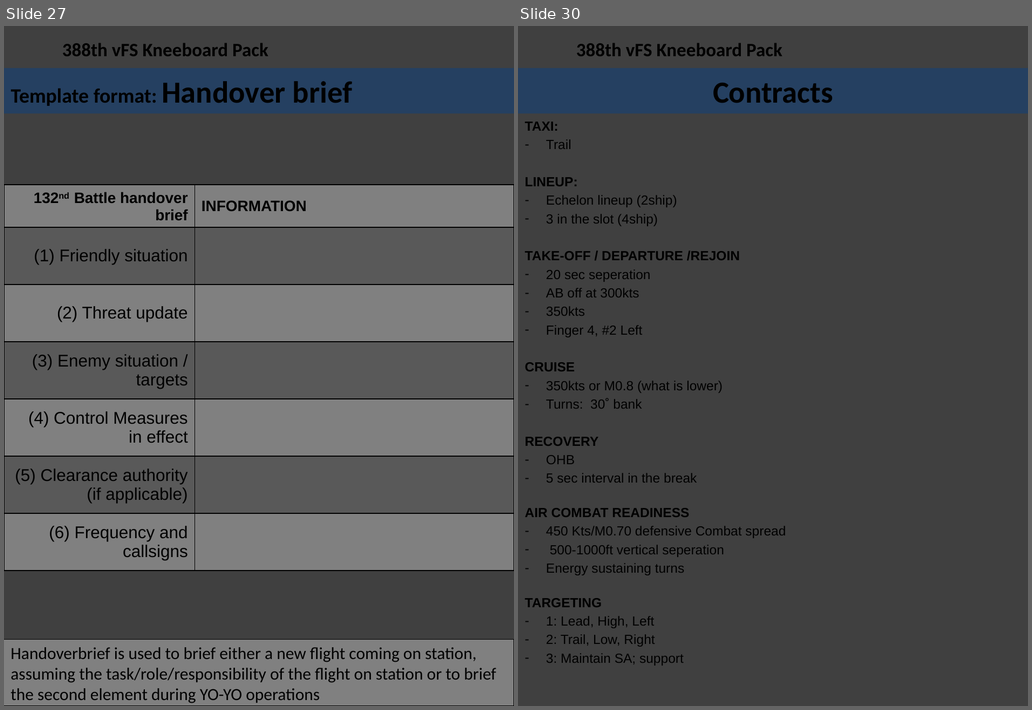
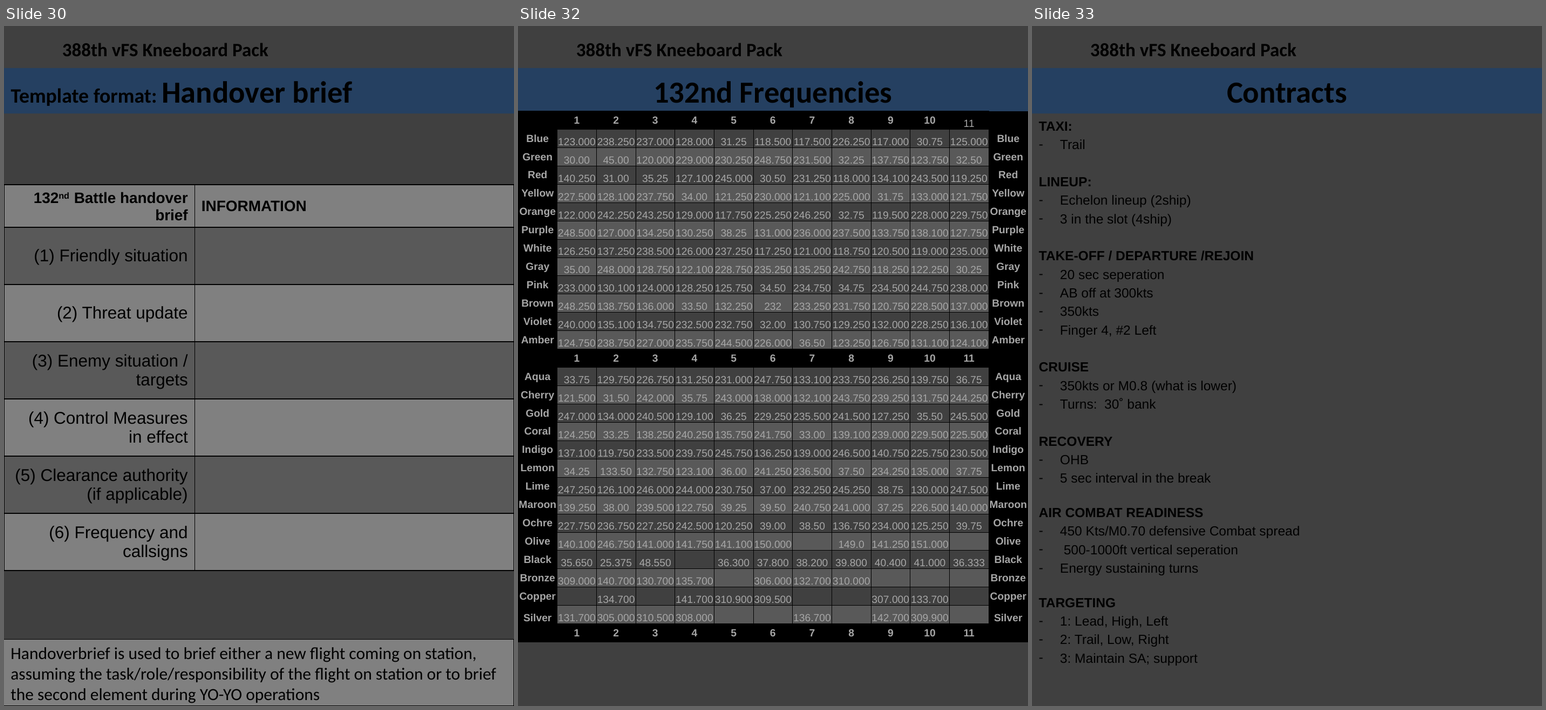
Before and after one commit to 132nd-vWing/132-TRP-388, a slide deck: Kneeboard Pack/388 Kneeboard Pack.pptx. Shown side by side, each under a label of ours: slides 27 and 30 before the commit, slides 30, 32 and 33 after it; the slides between them are not shown. The pictures are 1032x710 and 1546x710 pixels, drawn with LibreOffice and Linux fonts; fonts in the diff are those of the drawing; background and template pictures are left out. Boxes give left, top, right and bottom in pixels: in the first picture for what was removed or moved away, otherwise in the second. Text is boxed around its words. In the diff, an @@ line names an element or a change of style, - is before the commit and + after.

```diff
--- a/Kneeboard Pack/388 Kneeboard Pack.pptx
+++ b/Kneeboard Pack/388 Kneeboard Pack.pptx
@@ slide 32 added at (x1=518, y1=26, x2=1028, y2=706), background #404040; not listed: 1 template element that a slide beside it also shows @@
@@ title added at (x1=518, y1=68, x2=1028, y2=114), fill #254061, 32.4 pt, text #000000, bold @@
+132nd Frequencies
@@ table added at (x1=518, y1=111, x2=1028, y2=643), 29 rows, 13 columns @@
+ | 1 | 2 | 3 | 4 | 5 | 6 | 7 | 8 | 9 | 10 | 11 | 
+Blue | 123.000 | 238.250 | 237.000 | 128.000 | 31.25 | 118.500 | 117.500 | 226.250 | 117.000 | 30.75 | 125.000 | Blue
+Green | 30.00 | 45.00 | 120.000 | 229.000 | 230.250 | 248.750 | 231.500 | 32.25 | 137.750 | 123.750 | 32.50 | Green
+Red | 140.250 | 31.00 | 35.25 | 127.100 | 245.000 | 30.50 | 231.250 | 118.000 | 134.100 | 243.500 | 119.250 | Red
+Yellow | 227.500 | 128.100 | 237.750 | 34.00 | 121.250 | 230.000 | 121.100 | 225.000 | 31.75 | 133.000 | 121.750 | Yellow
+Orange | 122.000 | 242.250 | 243.250 | 129.000 | 117.750 | 225.250 | 246.250 | 32.75 | 119.500 | 228.000 | 229.750 | Orange
+Purple | 248.500 | 127.000 | 134.250 | 130.250 | 38.25 | 131.000 | 236.000 | 237.500 | 133.750 | 138.100 | 127.750 | Purple
+White | 126.250 | 137.250 | 238.500 | 126.000 | 237.250 | 117.250 | 121.000 | 118.750 | 120.500 | 119.000 | 235.000 | White
+Gray | 35.00 | 248.000 | 128.750 | 122.100 | 228.750 | 235.250 | 135.250 | 242.750 | 118.250 | 122.250 | 30.25 | Gray
+Pink | 233.000 | 130.100 | 124.000 | 128.250 | 125.750 | 34.50 | 234.750 | 34.75 | 234.500 | 244.750 | 238.000 | Pink
+Brown | 248.250 | 138.750 | 136.000 | 33.50 | 132.250 | 232 | 233.250 | 231.750 | 120.750 | 228.500 | 137.000 | Brown
+Violet | 240.000 | 135.100 | 134.750 | 232.500 | 232.750 | 32.00 | 130.750 | 129.250 | 132.000 | 228.250 | 136.100 | Violet
+Amber | 124.750 | 238.750 | 227.000 | 235.750 | 244.500 | 226.000 | 36.50 | 123.250 | 126.750 | 131.100 | 124.100 | Amber
+ | 1 | 2 | 3 | 4 | 5 | 6 | 7 | 8 | 9 | 10 | 11 | 
+Aqua | 33.75 | 129.750 | 226.750 | 131.250 | 231.000 | 247.750 | 133.100 | 233.750 | 236.250 | 139.750 | 36.75 | Aqua
+Cherry | 121.500 | 31.50 | 242.000 | 35.75 | 243.000 | 138.000 | 132.100 | 243.750 | 239.250 | 131.750 | 244.250 | Cherry
+Gold | 247.000 | 134.000 | 240.500 | 129.100 | 36.25 | 229.250 | 235.500 | 241.500 | 127.250 | 35.50 | 245.500 | Gold
+Coral | 124.250 | 33.25 | 138.250 | 240.250 | 135.750 | 241.750 | 33.00 | 139.100 | 239.000 | 229.500 | 225.500 | Coral
+Indigo | 137.100 | 119.750 | 233.500 | 239.750 | 245.750 | 136.250 | 139.000 | 246.500 | 140.750 | 225.750 | 230.500 | Indigo
+Lemon | 34.25 | 133.50 | 132.750 | 123.100 | 36.00 | 241.250 | 236.500 | 37.50 | 234.250 | 135.000 | 37.75 | Lemon
+Lime | 247.250 | 126.100 | 246.000 | 244.000 | 230.750 | 37.00 | 232.250 | 245.250 | 38.75 | 130.000 | 247.500 | Lime
+Maroon | 139.250 | 38.00 | 239.500 | 122.750 | 39.25 | 39.50 | 240.750 | 241.000 | 37.25 | 226.500 | 140.000 | Maroon
+Ochre | 227.750 | 236.750 | 227.250 | 242.500 | 120.250 | 39.00 | 38.50 | 136.750 | 234.000 | 125.250 | 39.75 | Ochre
+Olive | 140.100 | 246.750 | 141.000 | 141.750 | 141.100 | 150.000 |  | 149.0 | 141.250 | 151.000 |  | Olive
+Black | 35.650 | 25.375 | 48.550 |  | 36.300 | 37.800 | 38.200 | 39.800 | 40.400 | 41.000 | 36.333 | Black
+Bronze | 309.000 | 140.700 | 130.700 | 135.700 |  | 306.000 | 132.700 | 310.000 |  |  |  | Bronze
+Copper |  | 134.700 |  | 141.700 | 310.900 | 309.500 |  |  | 307.000 | 133.700 |  | Copper
+Silver | 131.700 | 305.000 | 310.500 | 308.000 |  |  | 136.700 |  | 142.700 | 309.900 |  | Silver
+ | 1 | 2 | 3 | 4 | 5 | 6 | 7 | 8 | 9 | 10 | 11 | 
@@ what was slide 27 is now slide 30 @@
@@ what was slide 30 is now slide 33 @@
```
Also in this commit, not shown: 29 slides changed, 3 other slides added, 1 slide removed, 2 other files.
